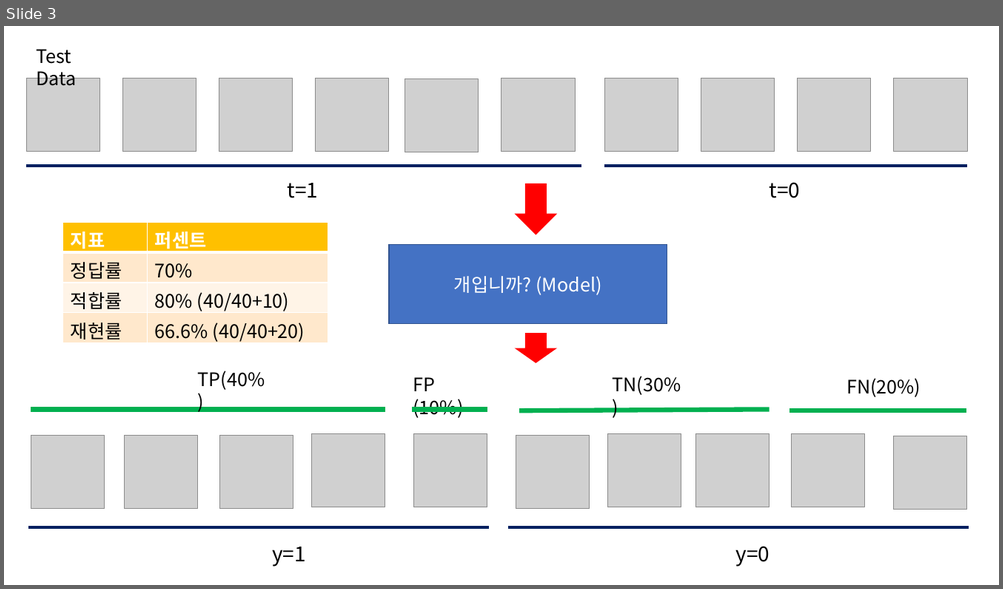
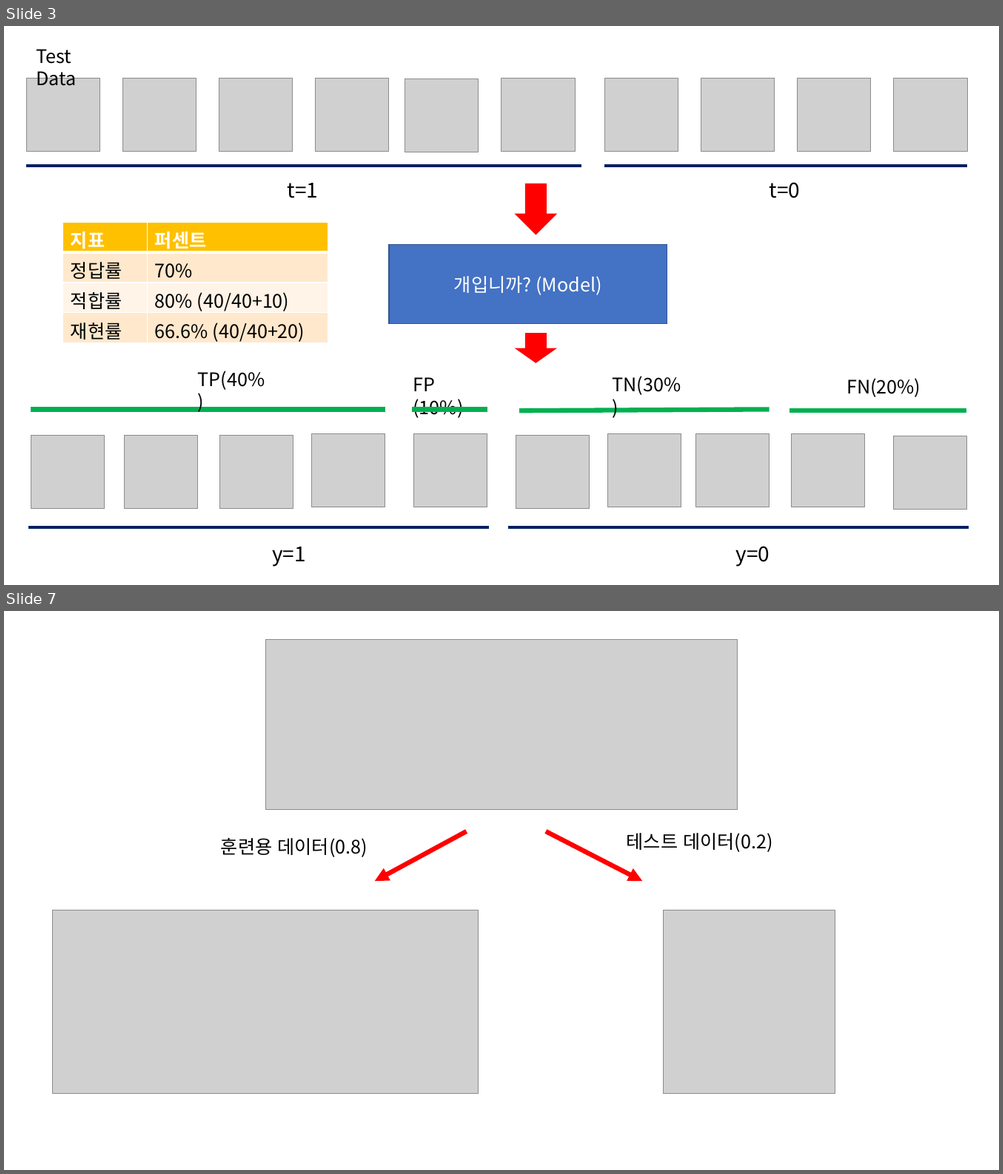
Before and after one commit to bn3monkey/MachineLearning, a slide deck: 3_7_model_evaluation/model_evaluation.pptx. Shown one above the other, each under a label of ours: slide 3 before the commit, slides 3 and 7 after it; the slides between them are not shown. The pictures are 1003x589 and 1003x1174 pixels, drawn with LibreOffice and Linux fonts; fonts in the diff are those of the drawing; grey boxes stand for pictures. Boxes give left, top, right and bottom in pixels: in the first picture for what was removed or moved away, otherwise in the second. Text is boxed around its words. In the diff, an @@ line names an element or a change of style, - is before the commit and + after.

```diff
--- a/3_7_model_evaluation/model_evaluation.pptx
+++ b/3_7_model_evaluation/model_evaluation.pptx
@@ slide 7 added at bbox=[4, 611, 999, 1170], background #FFFFFF @@
@@ picture added at bbox=[266, 639, 737, 809] @@
@@ arrow added from (466, 832) to (375, 881), #FF0000 4.5 pt @@
@@ arrow added from (546, 832) to (643, 881), #FF0000 4.5 pt @@
@@ text added at bbox=[221, 838, 368, 857], 18 pt, text #000000 @@
+훈련용 데이터(0.8)
@@ text added at bbox=[626, 833, 773, 852], 18 pt, text #000000 @@
+테스트 데이터(0.2)
@@ picture added at bbox=[53, 910, 478, 1094] @@
@@ picture added at bbox=[663, 910, 835, 1094] @@
```
Also in this commit, not shown: 3 other slides added, 5 other files.
